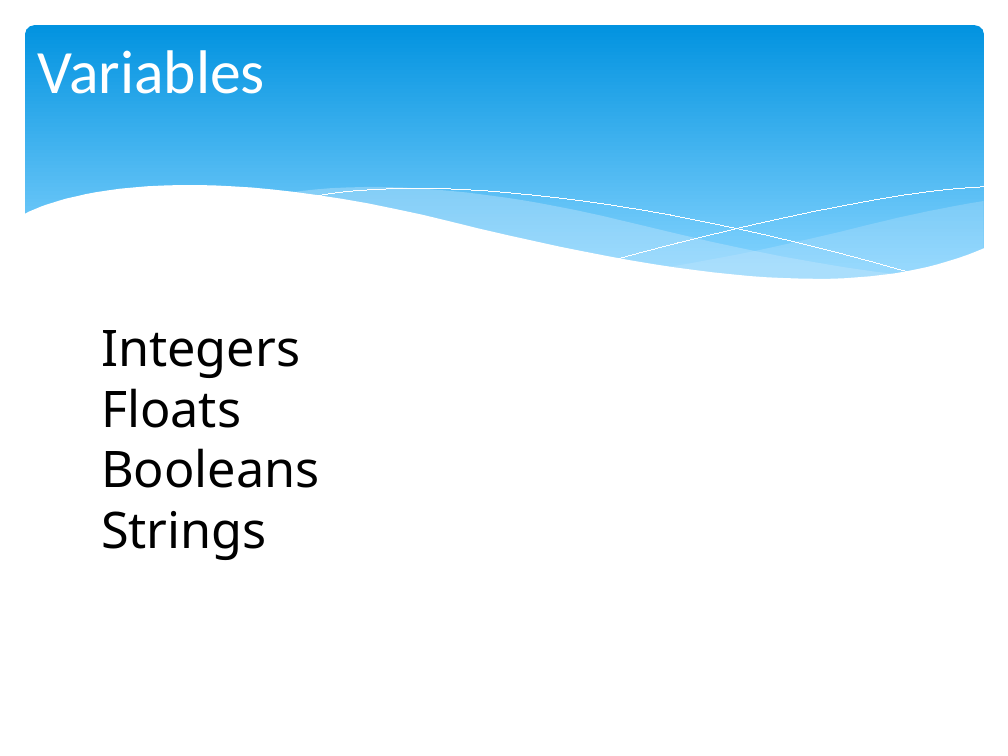
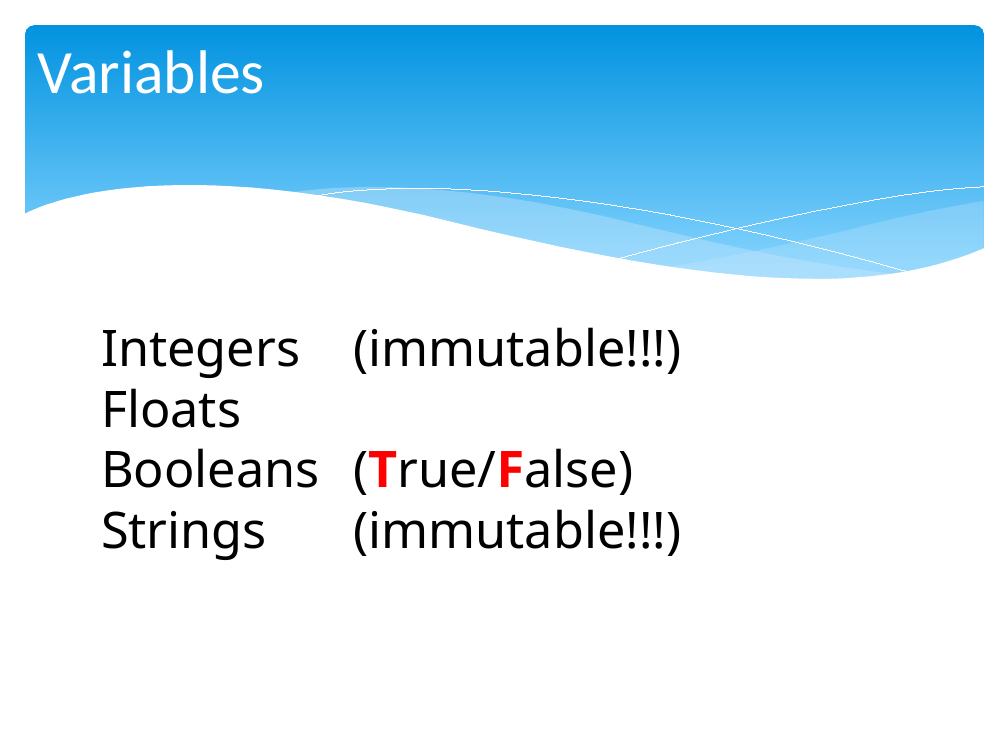
Before and after one commit to chris-turps/QA_Python3, a slide deck: slide 2 of DG_04 The Toolset.pptx. Drawn at 1008x756 pixels with LibreOffice and Linux fonts; fonts in the diff are those of the drawing. Boxes give left, top, right and bottom in pixels: in the first picture for what was removed or moved away, otherwise in the second. Text is boxed around its words. In the diff, an @@ line names an element or a change of style, - is before the commit and + after.

```diff
--- a/DG_04 The Toolset.pptx
+++ b/DG_04 The Toolset.pptx
@@ text at (x1=101, y1=327, x2=681, y2=378): text changed @@
-Integers
+Integers (immutable!!!)
@@ text at (x1=101, y1=448, x2=681, y2=560): text changed @@
-Booleans
-Strings
+Booleans (True/False)
+Strings (immutable!!!)
```
Also in this commit, not shown: 5 other slides changed, 4 slides added, 4 other files.
